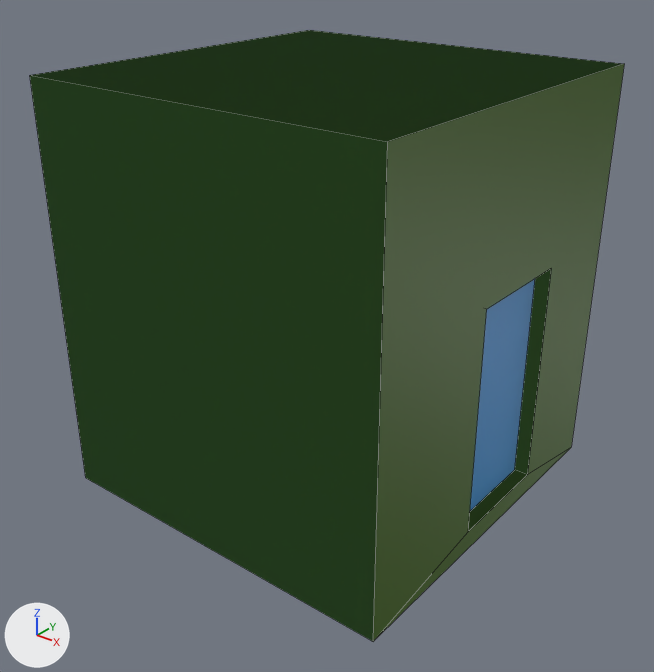
The Blender file In_Progess/CUBETOTESTBOXVOL.blend: old version first, new version second.
Rendered twice from a 50 mm lens placed at (4.49, -5.74, 4.87), pointed at (0.1, -0.24, 1.46). Every picture has the same lights, and +X, +Y and +Z are marked at lower left. Mesh edges are drawn as thin lines.

In view in the first picture: 'BOXVOL_01', 'UTM_Cube'.
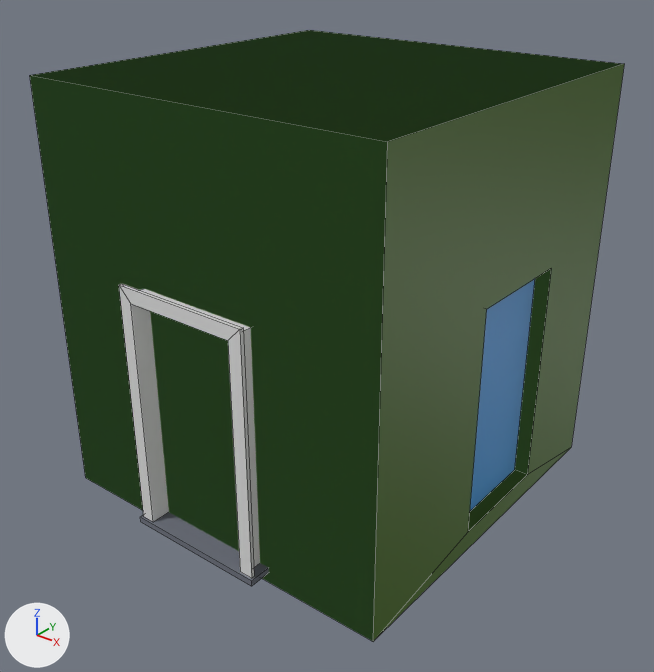
Edits to the bpy script that builds the scene:
```text
Add mat_pvc_white:
    mat_pvc_white = principled_material('PVC white')
    mat_pvc_white.base_color = (0.8, 0.8, 0.8)  # white #e7e7e7
    mat_pvc_white.roughness = 0.352
Add mat_aluminium:
    mat_aluminium = bpy.data.materials.new('Aluminium')
    # nodes: BsdfPrincipled, OutputMaterial
    # colours: grey #878787
Add mat_granite_grey:
    mat_granite_grey = principled_material('Granite grey')
    mat_granite_grey.base_color = (0.161, 0.174, 0.215)  # grey #707480
    mat_granite_grey.roughness = 0.81
Add me_door:
    me_door.from_pydata(...)  # 54 vertices, 40 faces; spans x -0.64..0.64, y -0.15..0.13, z -0.05..2.12
    me_door.polygons.foreach_set('use_smooth', [True] * 40)
    # faces by material slot: [32, 2, 6]
    me_door.materials.append(mat_pvc_white)  # white #e7e7e7
    me_door.materials.append(mat_aluminium)
    me_door.materials.append(mat_granite_grey)  # grey #707480
Add ob_door:
    ob_door = bpy.data.objects.new('Door', me_door)
    ob_door.location = (0.0, -1.7, 0.15)
    ob_door.show_transparent = True
```

Changed parts and their boxes [x1, y1, x2, y2] in the pictures (654 x 672 px):
'Door', added
    after: [119, 284, 269, 586]
    faces in mat_pvc_white (white #e7e7e7): [119, 284, 260, 579]
    faces in mat_granite_grey (grey #707480): [141, 512, 269, 586]
